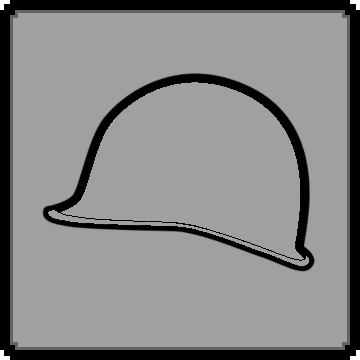
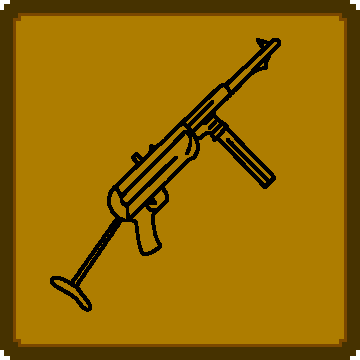
Two versions of the same layered image (360px x 360px). Layer-by-layer changes:
painted on "cadre" over 0, 0, 360, 360
hid "Slot_equipement.png", painted on it over 42, 73, 315, 272
showed "Slot_arme.jpg", painted on it over 50, 38, 281, 312
painted on "Fond" over 8, 9, 352, 351
